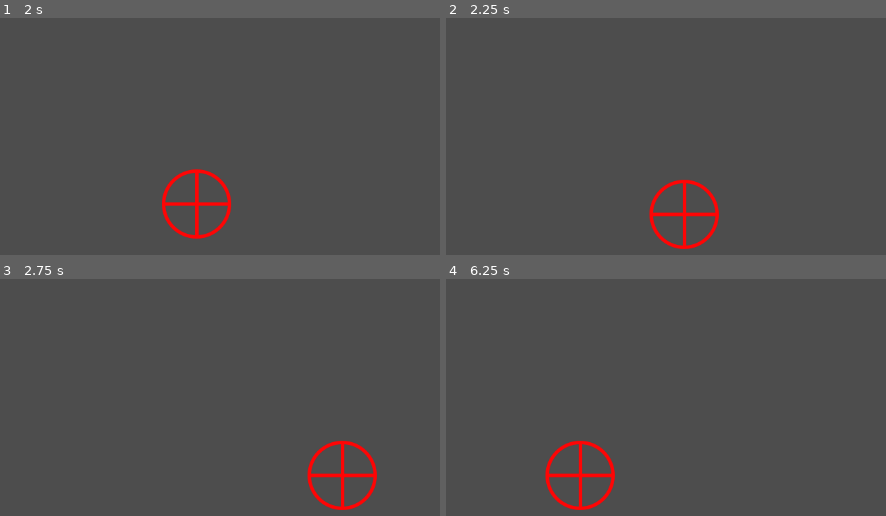
Above: before the commit, frames 1-4 (two rows, left to right).
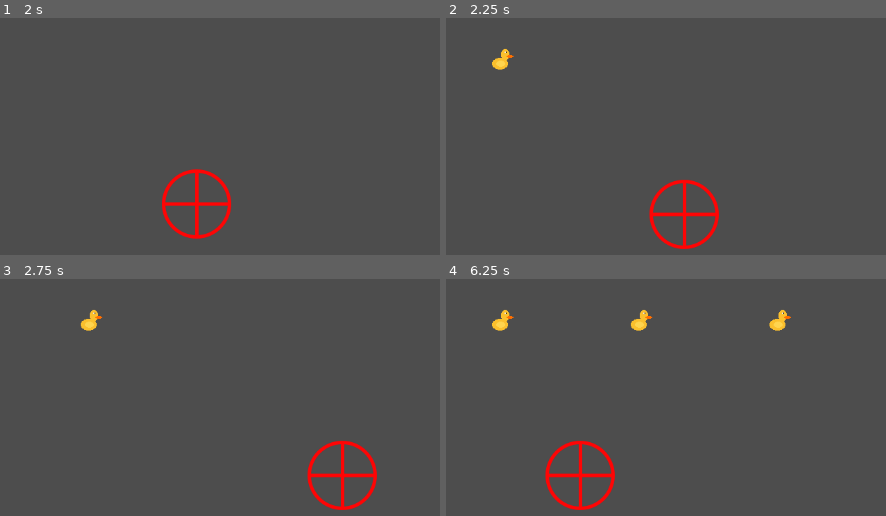
Above: after the commit, the same moments.

Repository: grong0/duck-shooter
Game: Godot game, scene res://main.tscn
Same seed, same stepped clock (60 frames per second), same inputs: the game is played once before the commit and once after it.
Inputs:
- Up to frame 1 (2 s): tap Enter at 0.5 s; hold Right (move_right) 0.53-1.28 s; tap X (fire) at 0.6, 1.35 s; hold Down (move_down) from 1.28 s (still down)
- Up to frame 2 (2.25 s): release Down (move_down) at 2.03 s; hold Right (move_right) from 2.03 s (still down); tap X (fire) at 2.1 s
- Up to frame 3 (2.75 s): keep holding Right (move_right)
- Up to frame 4 (6.25 s): release Right (move_right) at 2.78 s; hold Up (move_up) 2.78-3.53 s; tap X (fire) every 0.75 s from 2.85 to 5.85 s; hold Left (move_left) 3.53-5.03 s; hold Down (move_down) 5.03-5.78 s; hold Right (move_right) from 5.78 s (still down)

Frame 1 is identical in both runs. In frame 2, 0.2% of the frame differs, in the area x 10-16%, y 13-22%; in frame 3, 0.2%; in frame 4, 0.7%, in the area x 10-79%, y 13-22%.

Commit message:
Added duck sprites and finished duck class

Diff:
--- a/duck.tscn
+++ b/duck.tscn
@@ -1,7 +1,6 @@
-[gd_scene load_steps=4 format=3 uid="uid://ehttj5jwqhhy"]
+[gd_scene load_steps=3 format=3 uid="uid://ehttj5jwqhhy"]
 
 [ext_resource type="Script" path="res://scripts/duck.gd" id="1_6u3vt"]
-[ext_resource type="Texture2D" uid="uid://j0d7uqij87yn" path="res://sprites/Duck.png" id="2_j6srb"]
 
 [sub_resource type="RectangleShape2D" id="RectangleShape2D_uwss2"]
 size = Vector2(32, 32)
@@ -12,7 +11,6 @@
 [node name="Sprite2D" type="Sprite2D" parent="."]
 texture_filter = 1
 texture_repeat = 1
-texture = ExtResource("2_j6srb")
 
 [node name="CollisionShape2D" type="CollisionShape2D" parent="."]
 shape = SubResource("RectangleShape2D_uwss2")
--- a/main.tscn
+++ b/main.tscn
@@ -1,6 +1,7 @@
-[gd_scene load_steps=5 format=3 uid="uid://xvebs21hcrll"]
+[gd_scene load_steps=6 format=3 uid="uid://xvebs21hcrll"]
 
 [ext_resource type="Script" path="res://scripts/main.gd" id="1_i3mlt"]
+[ext_resource type="Script" path="res://scripts/duckSpawner.gd" id="2_1ehqp"]
 [ext_resource type="Script" path="res://scripts/crosshair.gd" id="2_8mnb8"]
 [ext_resource type="Texture2D" uid="uid://d2gmkm0057w5s" path="res://sprites/crosshair.png" id="3_rstsx"]
 
@@ -24,3 +25,4 @@
 shape = SubResource("CircleShape2D_df7ny")
 
 [node name="DuckSpawner" type="Node2D" parent="."]
+script = ExtResource("2_1ehqp")
--- a/project.godot
+++ b/project.godot
@@ -59,36 +59,45 @@
 move_left={
 "deadzone": 0.5,
 "events": [Object(InputEventKey,"resource_local_to_scene":false,"resource_name":"","device":0,"window_id":0,"alt_presse …(181 unchanged characters)…
+, Object(InputEventJoypadButton,"resource_local_to_scene":false,"resource_name":"","device":-1,"button_index":13,"pressure":0.0,"pressed":true,"script":null)
 ]
 }
 move_right={
 "deadzone": 0.5,
 "events": [Object(InputEventKey,"resource_local_to_scene":false,"resource_name":"","device":0,"window_id":0,"alt_presse …(181 unchanged characters)…
+, Object(InputEventJoypadButton,"resource_local_to_scene":false,"resource_name":"","device":-1,"button_index":14,"pressure":0.0,"pressed":true,"script":null)
 ]
 }
 move_up={
 "deadzone": 0.5,
 "events": [Object(InputEventKey,"resource_local_to_scene":false,"resource_name":"","device":0,"window_id":0,"alt_presse …(181 unchanged characters)…
+, Object(InputEventJoypadButton,"resource_local_to_scene":false,"resource_name":"","device":-1,"button_index":11,"pressure":0.0,"pressed":true,"script":null)
 ]
 }
 move_down={
 "deadzone": 0.5,
 "events": [Object(InputEventKey,"resource_local_to_scene":false,"resource_name":"","device":0,"window_id":0,"alt_presse …(181 unchanged characters)…
+, Object(InputEventJoypadButton,"resource_local_to_scene":false,"resource_name":"","device":-1,"button_index":12,"pressure":0.0,"pressed":true,"script":null)
 ]
 }
 fire={
 "deadzone": 0.5,
 "events": [Object(InputEventKey,"resource_local_to_scene":false,"resource_name":"","device":0,"window_id":0,"alt_pressed":false,"shift_pressed":false,"ctrl_pressed":false,"meta_pressed":false,"pressed":false,"keycode":0,"physical_keycode":88,"key_label":0,"unicode":0,"echo":false,"script":null)
+, Object(InputEventJoypadButton,"resource_local_to_scene":false,"resource_name":"","device":-1,"button_index":0,"pressure":0.0,"pressed":true,"script":null)
 ]
 }
 confirm={
 "deadzone": 0.5,
 "events": [Object(InputEventKey,"resource_local_to_scene":false,"resource_name":"","device":0,"window_id":0,"alt_pressed":false,"shift_pressed":false,"ctrl_pressed":false,"meta_pressed":false,"pressed":false,"keycode":0,"physical_keycode":88,"key_label":0,"unicode":0,"echo":false,"script":null)
+, Object(InputEventJoypadButton,"resource_local_to_scene":false,"resource_name":"","device":-1,"button_index":0,"pressure":0.0,"pressed":true,"script":null)
+, Object(InputEventJoypadButton,"resource_local_to_scene":false,"resource_name":"","device":-1,"button_index":6,"pressure":0.0,"pressed":true,"script":null)
 ]
 }
 back={
 "deadzone": 0.5,
 "events": [Object(InputEventKey,"resource_local_to_scene":false,"resource_name":"","device":0,"window_id":0,"alt_pressed":false,"shift_pressed":false,"ctrl_pressed":false,"meta_pressed":false,"pressed":false,"keycode":0,"physical_keycode":90,"key_label":0,"unicode":0,"echo":false,"script":null)
+, Object(InputEventJoypadButton,"resource_local_to_scene":false,"resource_name":"","device":-1,"button_index":1,"pressure":0.0,"pressed":true,"script":null)
+, Object(InputEventJoypadButton,"resource_local_to_scene":false,"resource_name":"","device":-1,"button_index":4,"pressure":0.0,"pressed":true,"script":null)
 ]
 }
 
--- a/scripts/duck.gd
+++ b/scripts/duck.gd
@@ -5,22 +5,32 @@
 	Yellow,
 	Green,
 	Pink,
-	Golden,
-	Pirate
+	Golden
 }
 
-const my_scene: PackedScene = preload("res://duck.tscn")
+static var duckDictionary: Dictionary = {
+	DuckType.Yellow : {"speed":1, "points":10,  "sprite":"YellowDuck"},
+	DuckType.Green :  {"speed":2, "points":20,  "sprite":"GreenDuck"},
+	DuckType.Pink :   {"speed":4, "points":40,  "sprite":"PinkDuck"},
+	DuckType.Golden : {"speed":4, "points":100, "sprite":"GoldenDuck"}
+}
+
+static var my_scene: PackedScene
 const SPEED = 100.0
 
 var speed_mult: float
 var direction: int
+var points: int
 
 static func Duck(duckType: DuckType, direction := 1) -> Duck:
+	if(my_scene == null):
+		my_scene = load("res://duck.tscn")
 	var new_duck: Duck = my_scene.instantiate()
 	new_duck.direction = direction
-	match(duckType):
-		_:
-			new_duck.speed_mult = 1
+	new_duck.speed_mult = duckDictionary[duckType]["speed"]
+	new_duck.points = duckDictionary[duckType]["points"]
+	var sprite: Sprite2D = new_duck.get_child(0)
+	sprite.texture = load("res://Sprites/" + duckDictionary[duckType]["sprite"] + ".png")
 	return new_duck
 
 func _process(delta):
Binary file added: sprites/DuckRound1.png
Not shown, changed: sprites/DuckRound1.png.import
Binary file added: sprites/GoldenDuck.png
Not shown, added: sprites/GoldenDuck.png.import
Binary file added: sprites/GreenDuck.png
Not shown, added: sprites/GreenDuck.png.import
Binary file added: sprites/PinkDuck.png
Not shown, added: sprites/PinkDuck.png.import
Binary file added: sprites/PirateDuck.png
Not shown, added: sprites/PirateDuck.png.import
Renamed: sprites/Duck.png -> sprites/YellowDuck.png
Not shown, added: sprites/YellowDuck.png.import
